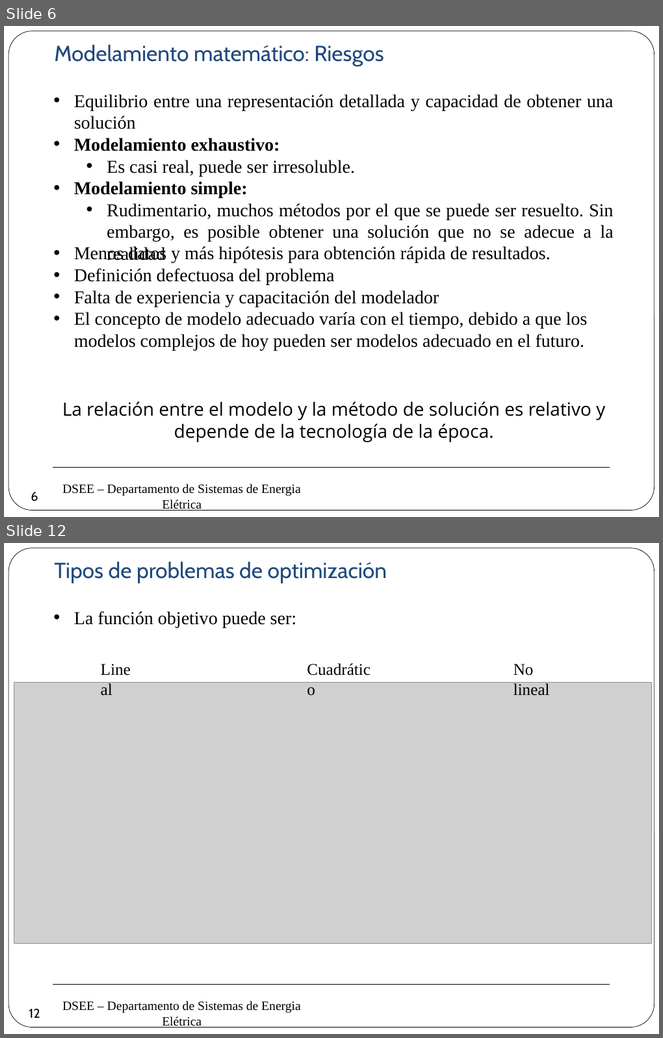
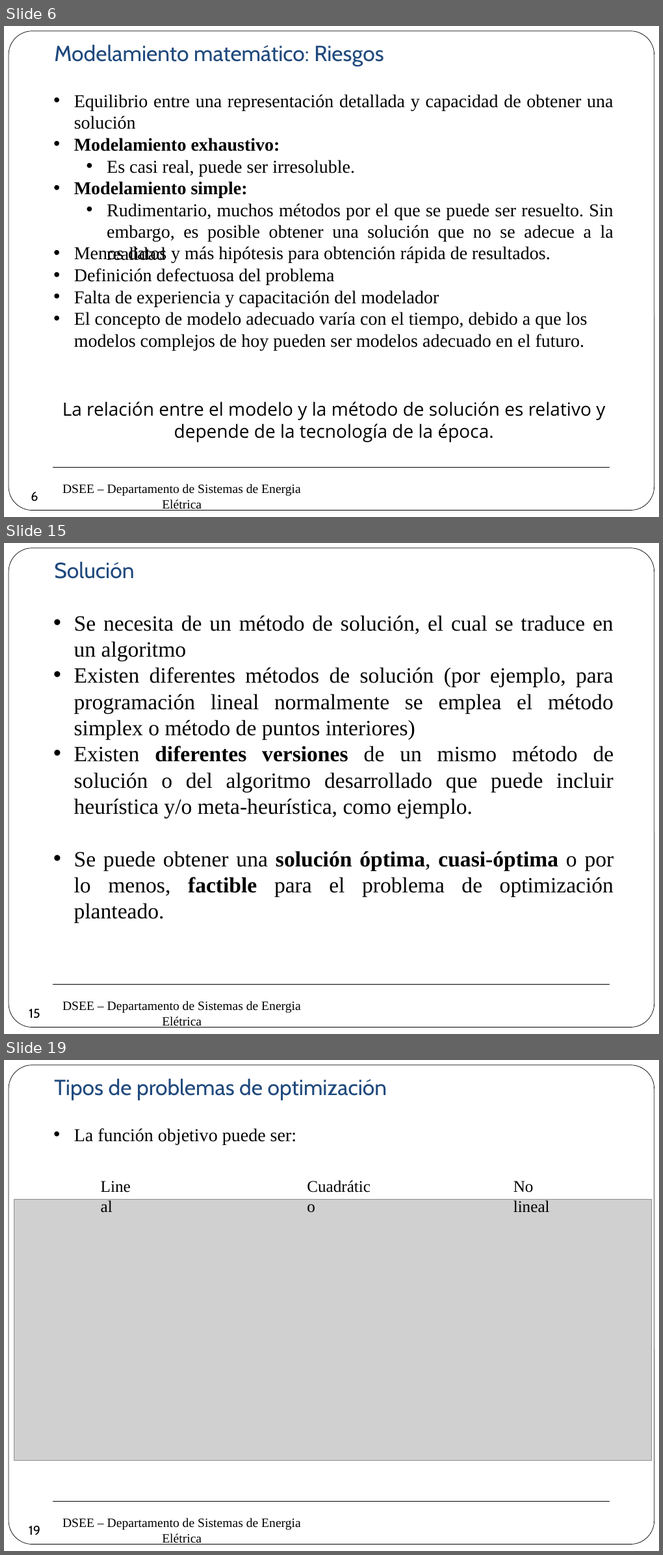
Before and after one commit to erikfilias/Power-Systems-Optimization-using-Julia-Language, a slide deck: 1. Lectures/Introducción a la Optimización aplicada a Sistemas de Energía Eléctrica/Dia 1/2. Modelamiento & Optimizaciónv2.pptx. Shown one above the other, each under a label of ours: slides 6 and 12 before the commit, slides 6, 15 and 19 after it; the slides between them are not shown. The pictures are 663x1038 and 663x1555 pixels, drawn with LibreOffice and Linux fonts; fonts in the diff are those of the drawing; grey boxes stand for pictures; background and template pictures are left out. Boxes give left, top, right and bottom in pixels: in the first picture for what was removed or moved away, otherwise in the second. Text is boxed around its words. In the diff, an @@ line names an element or a change of style, - is before the commit and + after.

```diff
--- a/1. Lectures/Introducción a la Optimización aplicada a Sistemas de Energía Eléctrica/Dia 1/2. Modelamiento & Optimizaciónv2.pptx
+++ b/1. Lectures/Introducción a la Optimización aplicada a Sistemas de Energía Eléctrica/Dia 1/2. Modelamiento & Optimizaciónv2.pptx
@@ slide 15 added at [4, 543, 659, 1034], background #FFFFFF; not listed: 3 template elements that a slide beside it also shows @@
@@ text added at [54, 561, 134, 579], 24 pt, text #1F497D @@
+Solución
@@ text added at [74, 615, 614, 897], 24 pt, text #000000 @@
+• Se necesita de un método de solución, el cual se traduce en un algoritmo
+• Existen diferentes métodos de solución (por ejemplo, para programación lineal normalmente se emplea el método simplex o método de puntos interiores)
+• Existen diferentes versiones de un mismo método de solución o del algoritmo desarrollado que puede incluir heurística y/o meta-heurística, como ejemplo.
+• Se puede obtener una solución óptima, cuasi-óptima o por lo menos, factible para el problema de optimización planteado.
@@ page number added at [22, 1001, 48, 1026], 14 pt, text #000000 @@
+15
@@ what was slide 12 is now slide 19 @@
@@ page number at [29, 1526, 40, 1535]: text changed @@
-12
+19
```
Also in this commit, not shown: 5 slides changed, 6 other slides added.
